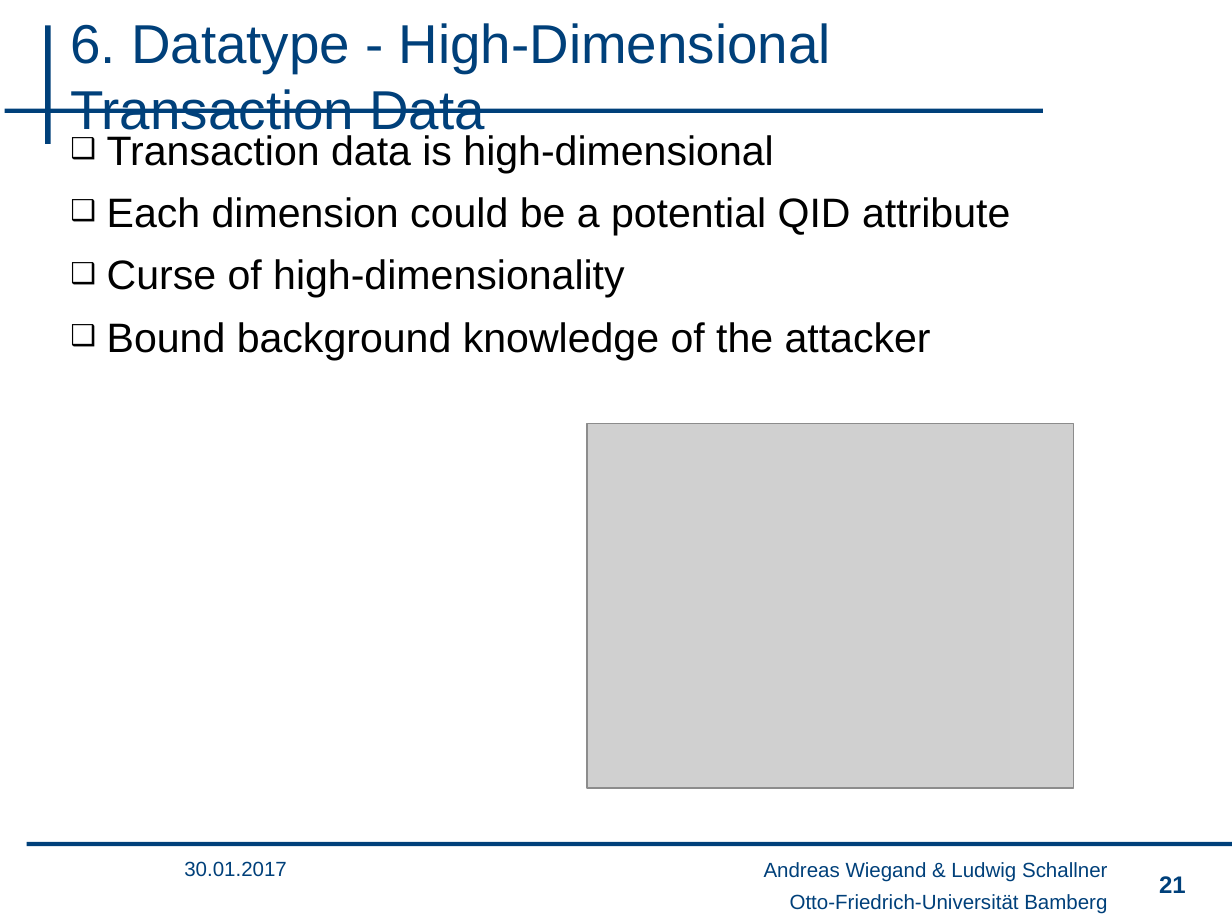
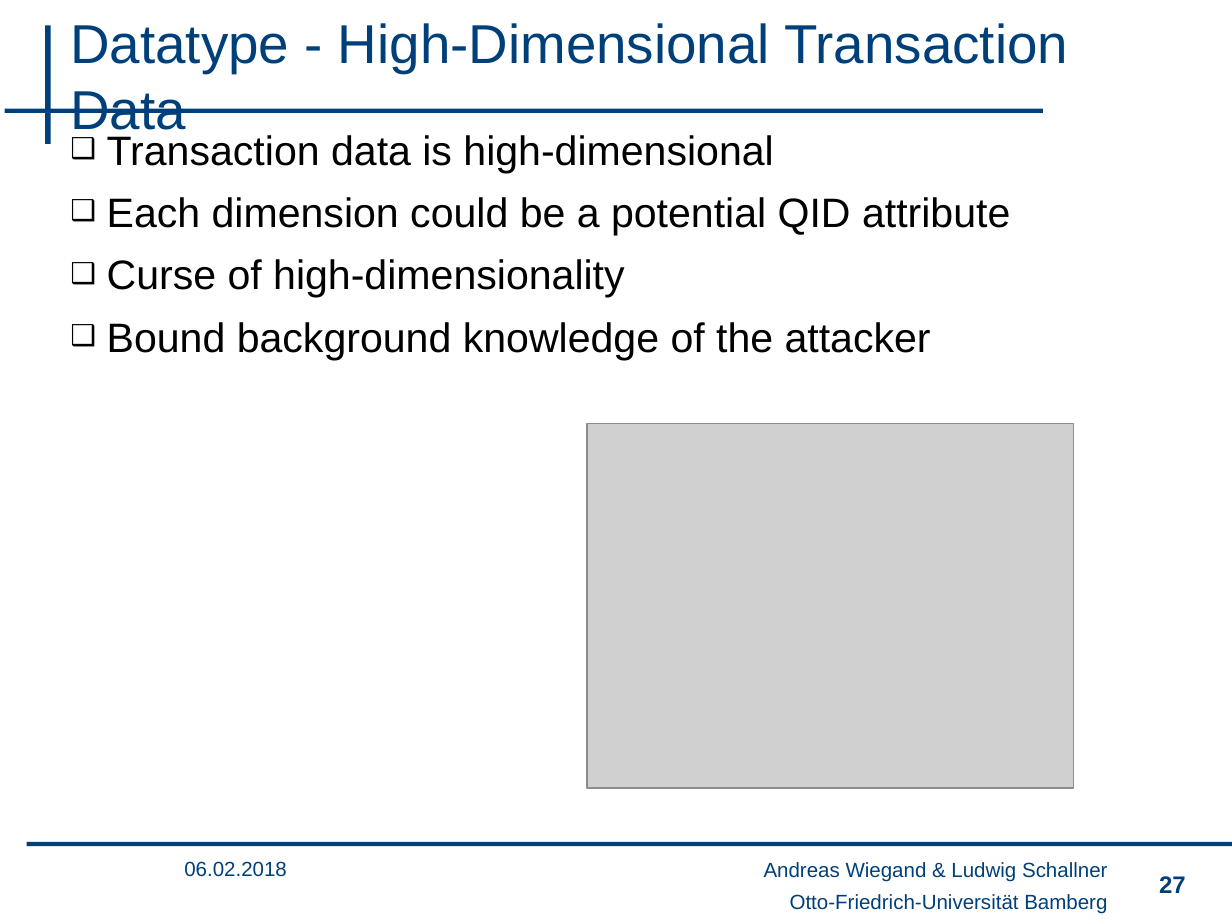
Before and after one commit to wsgan001/PSI-MSem, a slide deck: slide 27 of presentation/sicherheits_final_anV3.pptx (slide 21 before the commit). Drawn at 1232x924 pixels with LibreOffice and Linux fonts; fonts in the diff are those of the drawing; grey boxes stand for pictures; background and template pictures are left out. Boxes give left, top, right and bottom in pixels: in the first picture for what was removed or moved away, otherwise in the second. Text is boxed around its words. In the diff, an @@ line names an element or a change of style, - is before the commit and + after.

```diff
--- a/presentation/sicherheits_final_anV3.pptx
+++ b/presentation/sicherheits_final_anV3.pptx
@@ title at [70,23,1068,139]: text changed @@
-6. Datatype - High-Dimensional Transaction Data
+Datatype - High-Dimensional Transaction Data
@@ text at [184,861,287,877]: text changed @@
-30.01.2017
+06.02.2018
@@ page number at [1159,876,1186,893]: text changed @@
-21
+27
```
Also in this commit, not shown: 20 other slides changed, 6 slides added.
